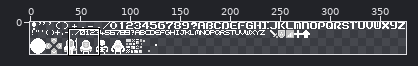
Two versions of one pixel-art file, files/sheet.ase. The picture above shows the old version from afar; the outline marks the close-up.
Close-up. As it was:
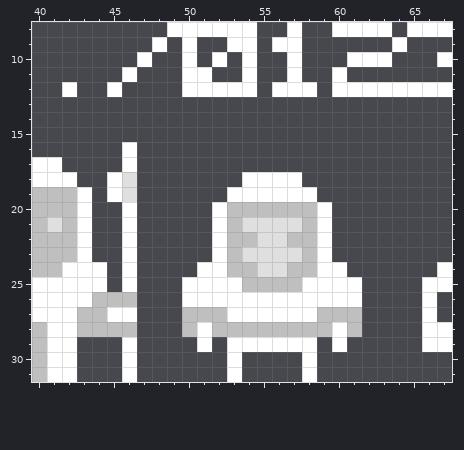
376x32 pixels, 1 frame. Shown: x 40..67, y 8..31.
New version:
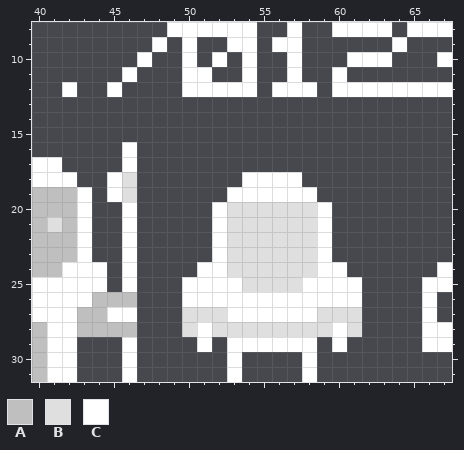
Palette (. is transparent): A #bfbfbf  B #dfdfdf  C #ffffff
Changes in this commit:
Layer "Sprites/Sprites":
Colour A becomes colour B in row 20 at x 53 to 58; in row 21 at x 53 and 58; in row 22 at x 53 to 54 and 57 to 58; in row 23 at x 53 and 58; in row 24 at x 53 to 54 and 57 to 58; in row 25 at x 54 to 57.
Colour A becomes colour B in row 27 at x 50 to 52 and 59 to 61; in row 28 at x 50, 52 to 59 and 61.
Changed places in both close-ups, as pixel boxes (x1, y1, x2, y2):
changed: (182, 202, 362, 337)
